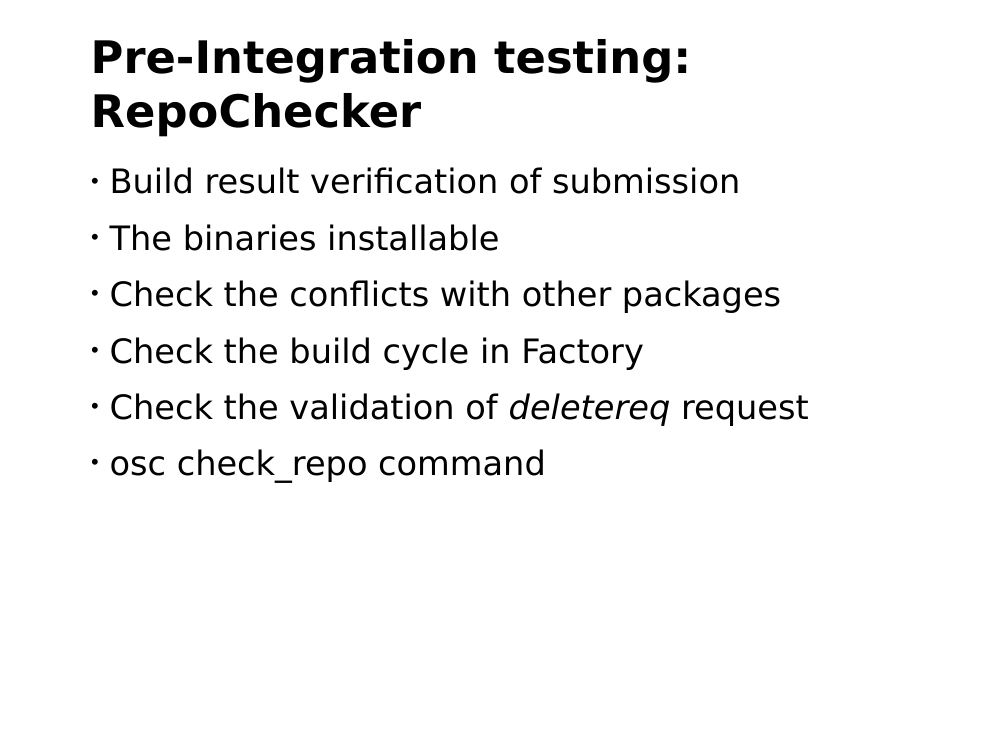
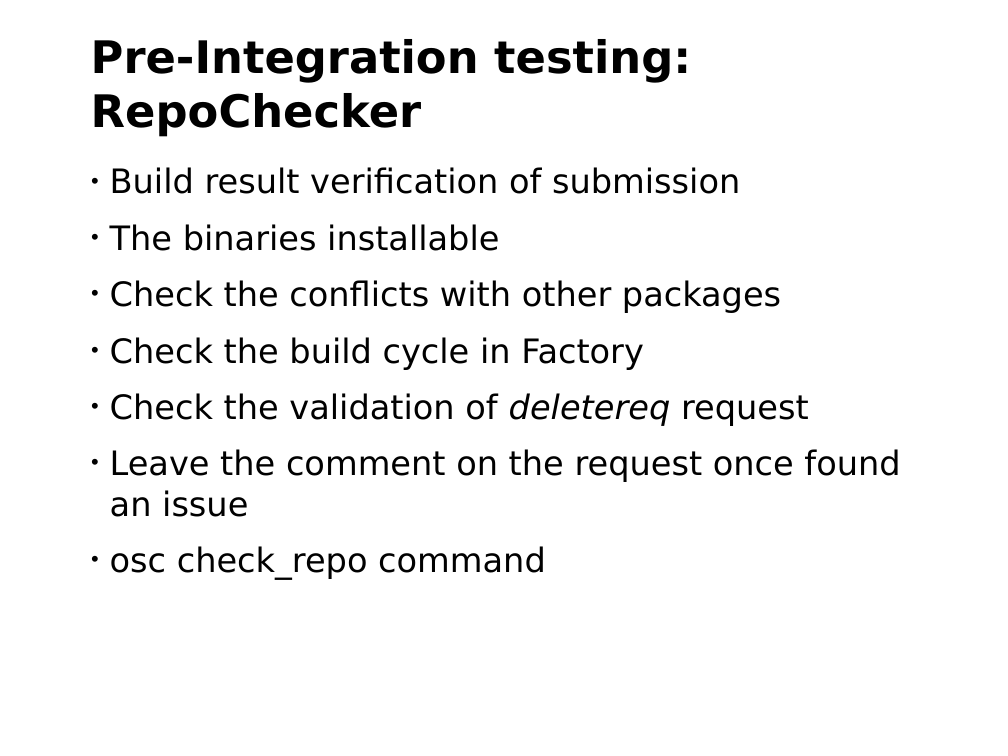
Before and after one commit to nilxam/labsconf_2015, a slide deck: slide 7 of labsconf_2015.odp. Drawn at 1008x756 pixels with LibreOffice and Linux fonts; fonts in the diff are those of the drawing; background and template pictures are left out. Boxes give left, top, right and bottom in pixels: in the first picture for what was removed or moved away, otherwise in the second. Text is boxed around its words. In the diff, an @@ line names an element or a change of style, - is before the commit and + after.

Commit message:
update

```diff
--- a/labsconf_2015.odp
+++ b/labsconf_2015.odp
@@ text at <box>110,449,900,517</box>: paragraph added @@
+• Leave the comment on the request once found an issue
```
Also in this commit, not shown: 2 other slides changed.
